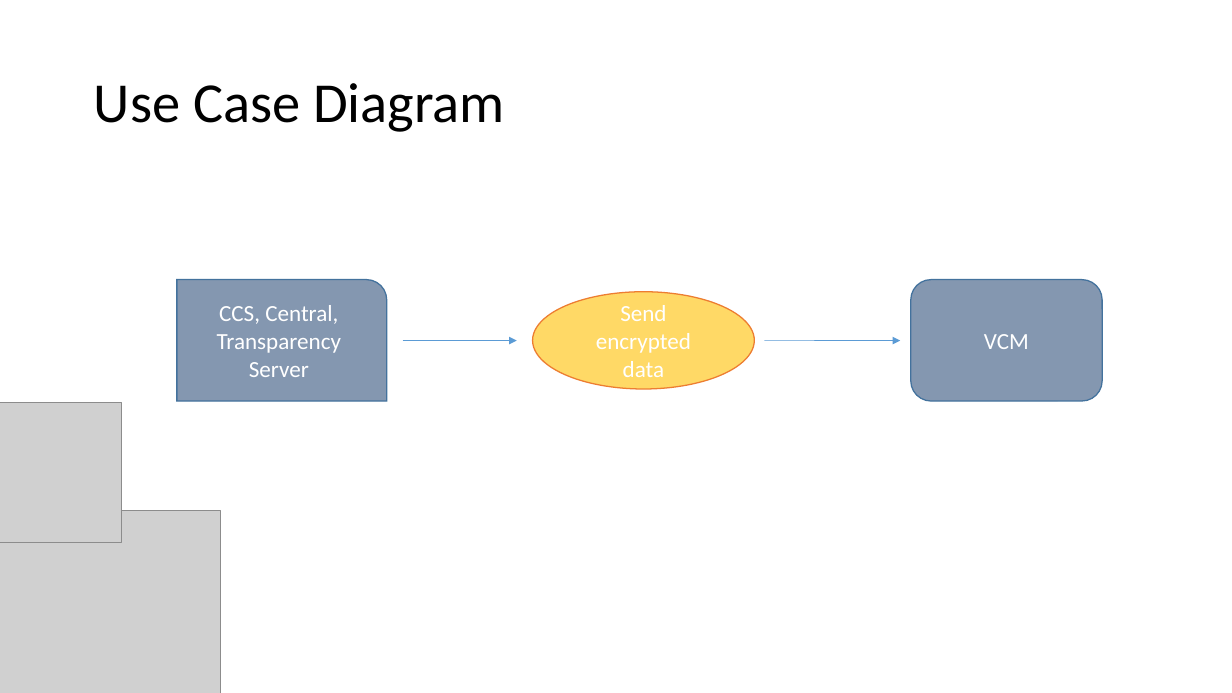
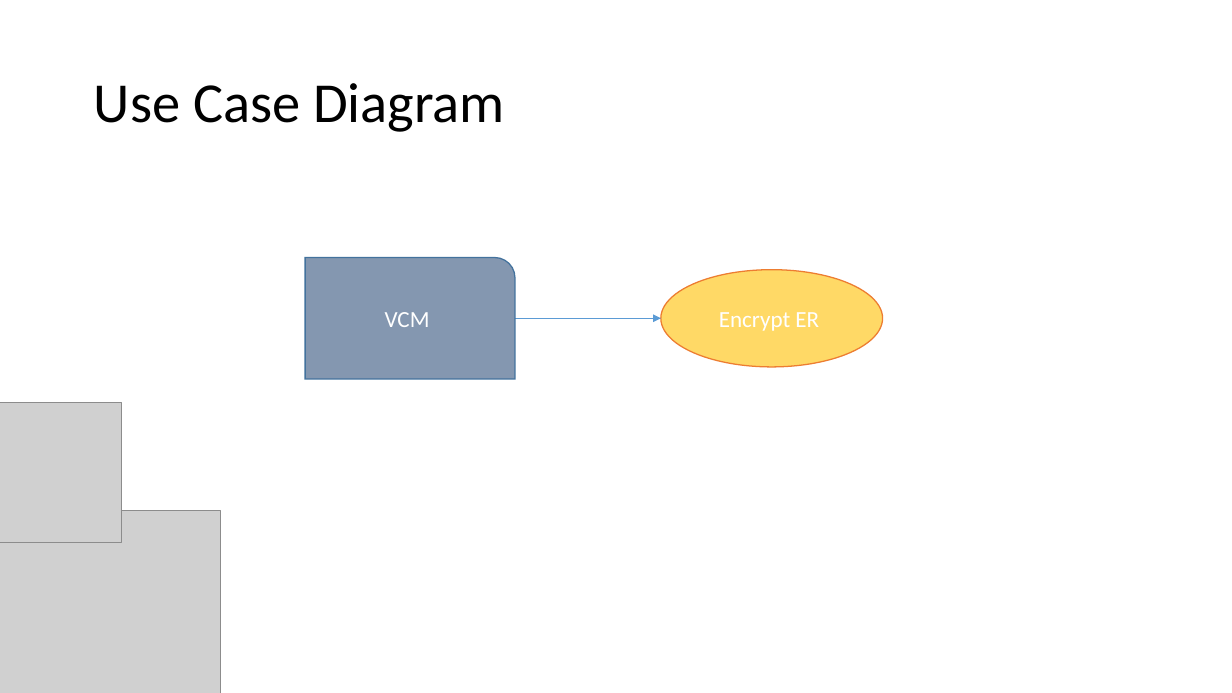
Before and after one commit to seans888/Project---Automate-Election, a slide deck: slide 14 of Documentation/Research Paper/AES diagrams.pptx (slide 13 before the commit). Drawn at 1232x693 pixels with LibreOffice and Linux fonts; fonts in the diff are those of the drawing; grey boxes stand for pictures. Boxes give left, top, right and bottom in pixels: in the first picture for what was removed or moved away, otherwise in the second. Text is boxed around its words. In the diff, an @@ line names an element or a change of style, - is before the commit and + after.

```diff
--- a/Documentation/Research Paper/AES diagrams.pptx
+++ b/Documentation/Research Paper/AES diagrams.pptx
@@ round rect "VCM" resized from (x1=911, y1=280, x2=1103, y2=401) to (x1=305, y1=258, x2=515, y2=379) @@
@@ round rect "VCM" at (x1=305, y1=258, x2=515, y2=379): rounded rectangle to round rect @@
@@ round rect removed at (x1=177, y1=280, x2=386, y2=401) @@
-CCS, Central, Transparency Server
@@ ellipse "Encrypt ER" moved from (x1=532, y1=292, x2=754, y2=389) to (x1=661, y1=270, x2=883, y2=367) @@
@@ arrow moved from (403, 341) - (517, 341) to (515, 318) - (661, 318) @@
@@ text in ellipse at (x1=719, y1=312, x2=819, y2=331): text changed @@
-Send encrypted data
+Encrypt ER
@@ arrow removed from (764, 340) to (900, 341) @@
```
Also in this commit, not shown: 18 other slides changed, 8 slides added, 2 slides removed.
